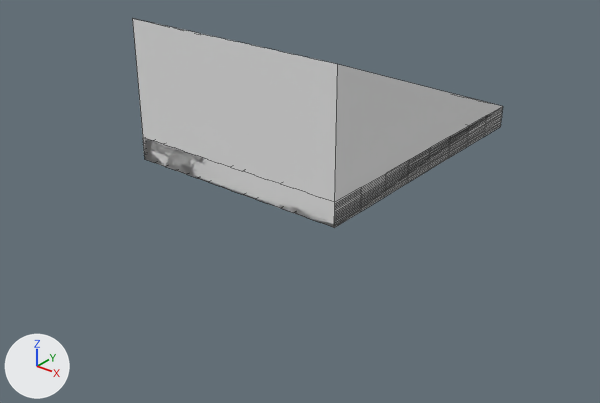
A saved change to the Blender file GH/GolfHero/Assets/Prefabs/Levels/Level1.blend.
Both versions are drawn from a camera (50 mm lens) standing at (20.5, -29.5, 13.3) and looking at (-0.8, -2.9, -3.2). The axes (+X, +Y, +Z) are drawn at lower left. The lights are the same throughout. Mesh edges are drawn as thin lines.

The first picture shows 'Ground Ramp'.
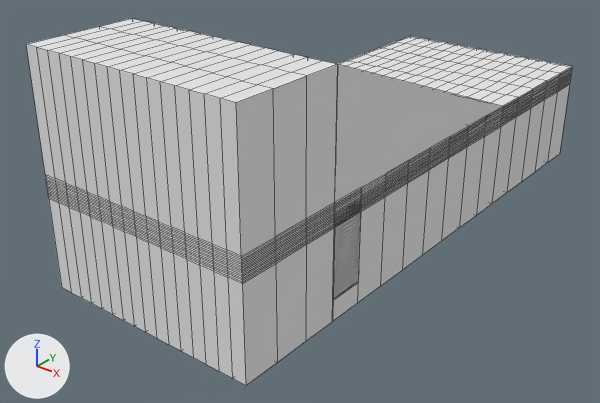
Where the change shows, as pixel boxes [x1, y1, x2, y2] in the pictures (600 x 403 px):
'Ground High', shown: after [26, 18, 338, 385]
'Ground Ramp', reshaped: before [132, 18, 503, 228]; after [332, 64, 503, 322]
'Ground Low', shown: after [338, 36, 572, 203]
part 1 of me_cube_010, built on: after [49, 199, 334, 385]
part 2 of me_cube_009, added: after [332, 125, 500, 322]
part 3 of me_cube_009, deleted: before [132, 18, 352, 227]
part 4 of me_cube_008, built on: after [492, 85, 570, 203]

What the commit changed:
me_cube_010 is used by ob_ground_high; location (0.0, 0.0, 0.0); scale (5.0, 13.0, 0.5).
me_cube_010 had 519 vertices, 486 faces and spanned x -1.0..1.0, y -1.0..-0.62, z -1.0..11.0.
me_cube_010 now has 557 vertices, 524 faces and spans x -1.0..1.0, y -1.0..-0.62, z -9.0..11.0.
Part 1, on me_cube_010:
30 vertices are removed from x -0.88..0.88, y -0.88..-0.75, z -1.0.
48 faces are deleted.
5 vertices are added at (0.75, -0.88, -9.0), (0.88, -0.88, -9.0), (0.62, -0.88, -9.0), (0.12, -0.75, -9.0), (0.12, -0.87, -9.0).
38 new vertices lie (0.0, 0.0, -8.0) away from vertices in x -1.0..1.0, y -1.0..-0.62, z -1.0.
14 new vertices lie (0.0, -0.13, 0.0) away from vertices in x -0.88..0.88, y -0.62, z -9.0.
11 new vertices lie (0.0, -0.12, 0.0) away from vertices in x -0.88..0.5, y -0.75, z -9.0.
86 new faces join them.
me_cube_009 is used by ob_ground_ramp; location (0.0, 0.0, 0.0); scale (5.0, 13.0, 0.5).
me_cube_009 had 596 vertices, 515 faces and spanned x -1.0..1.0, y -0.63..0.38, z -1.0..11.0.
me_cube_009 now has 711 vertices, 623 faces and spans x -1.0..1.0, y -0.63..0.38, z -9.0..11.0.
me_cube_009 part 2: 222 vertices added at x -1.0..1.0, y -0.63..0.37, z -9.0..3.0.
me_cube_009 part 3: 107 vertices removed from x -0.88..0.88, y -0.62..0.25, z -1.0.
me_cube_008 is used by ob_ground_low; location (0.0, 0.0, 0.0); scale (5.0, 13.0, 0.5).
me_cube_008 had 609 vertices, 576 faces and spanned x -1.0..1.0, y 0.37..1.0, z -1.0..1.0.
me_cube_008 now has 651 vertices, 618 faces and spans x -1.0..1.0, y 0.37..1.0, z -9.0..1.0.
Part 4, on me_cube_008:
60 vertices are removed from x -0.87..0.88, y 0.5..0.88, z -1.0.
80 faces are deleted.
42 new vertices lie (0.0, 0.0, -8.0) away from vertices in x -1.0..1.0, y 0.37..1.0, z -1.0.
15 new vertices lie (0.0, -0.12, 0.0) away from vertices in x -0.87..0.88, y 1.0, z -9.0.
15 new vertices lie (0.0, -0.13, 0.0) away from vertices in x -0.87..0.88, y 0.88, z -9.0.
13 new vertices lie (0.0, 0.12, 0.0) away from vertices in x -0.87..0.62, y 0.38, z -9.0.
12 new vertices lie (0.0, 0.13, 0.0) away from vertices in x -0.87..0.88, y 0.37..0.5, z -9.0.
5 new vertices lie (0.0, -0.13, 0.0) away from vertices in x 0.38..0.88, y 0.75, z -9.0.
122 new faces join them.
Object 'Ground High' (ob_ground_high) is now shown.
Object 'Ground Low' (ob_ground_low) is now shown.
